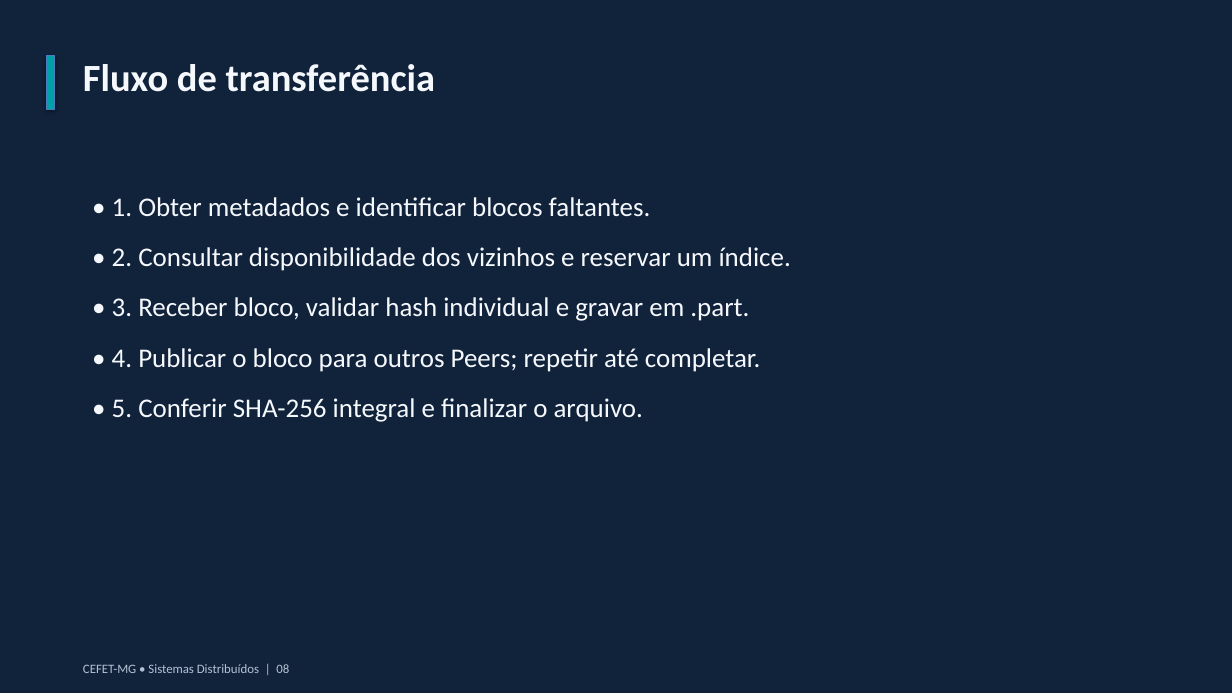
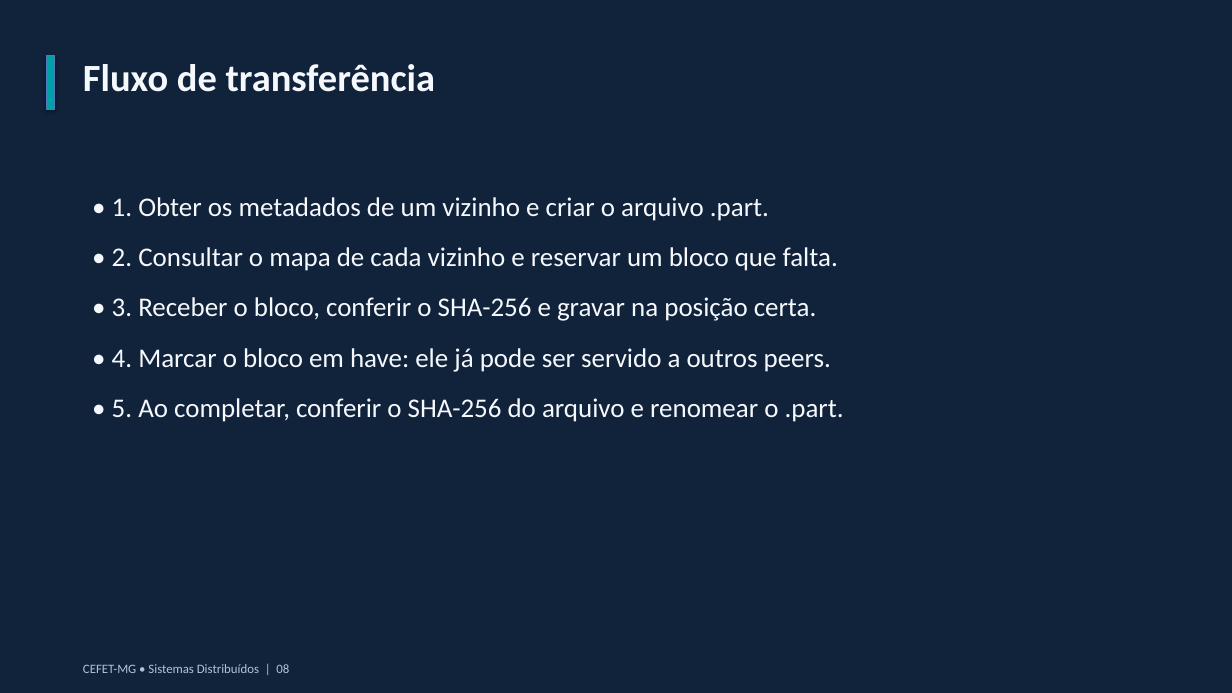
Before and after one commit to allinesferreira/CEFET-SD_TP2, a slide deck: slide 8 of docs/apresentacao.pptx. Drawn at 1232x693 pixels with LibreOffice and Linux fonts; fonts in the diff are those of the drawing. Boxes give left, top, right and bottom in pixels: in the first picture for what was removed or moved away, otherwise in the second. Text is boxed around its words. In the diff, an @@ line names an element or a change of style, - is before the commit and + after.

```diff
--- a/docs/apresentacao.pptx
+++ b/docs/apresentacao.pptx
@@ text at [112,197,844,422]: text changed @@
-• 1. Obter metadados e identificar blocos faltantes.
-• 2. Consultar disponibilidade dos vizinhos e reservar um índice.
-• 3. Receber bloco, validar hash individual e gravar em .part.
-• 4. Publicar o bloco para outros Peers; repetir até completar.
-• 5. Conferir SHA-256 integral e finalizar o arquivo.
+• 1. Obter os metadados de um vizinho e criar o arquivo .part.
+• 2. Consultar o mapa de cada vizinho e reservar um bloco que falta.
+• 3. Receber o bloco, conferir o SHA-256 e gravar na posição certa.
+• 4. Marcar o bloco em have: ele já pode ser servido a outros peers.
+• 5. Ao completar, conferir o SHA-256 do arquivo e renomear o .part.
```
Also in this commit, not shown: 9 other slides changed.
